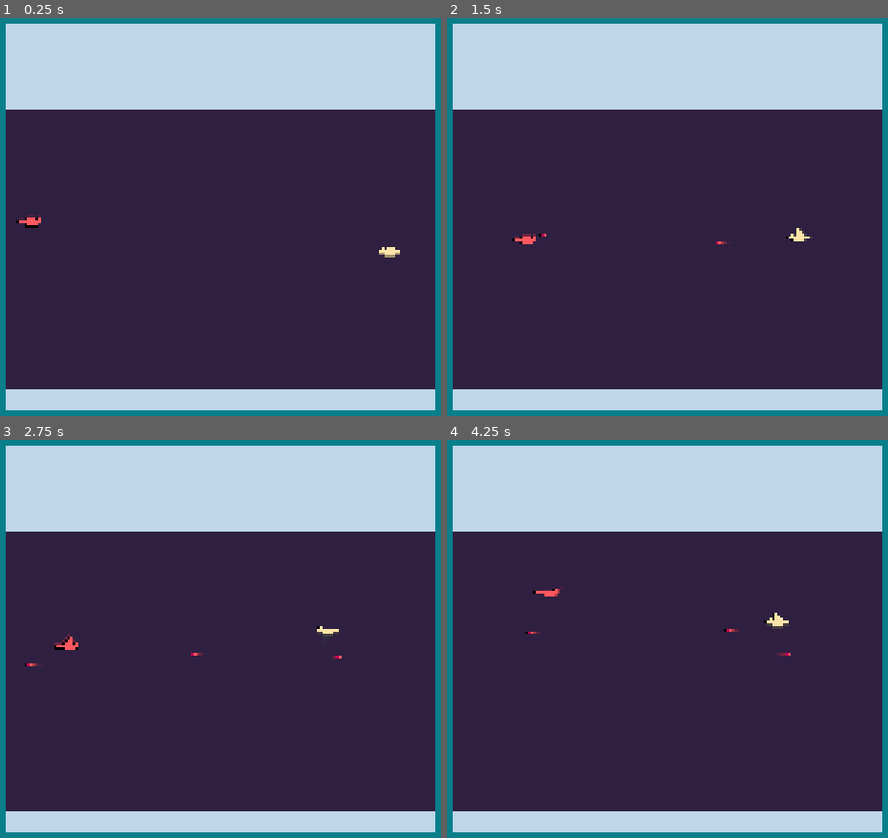
Above: before the commit, frames 1-4 (two rows, left to right).
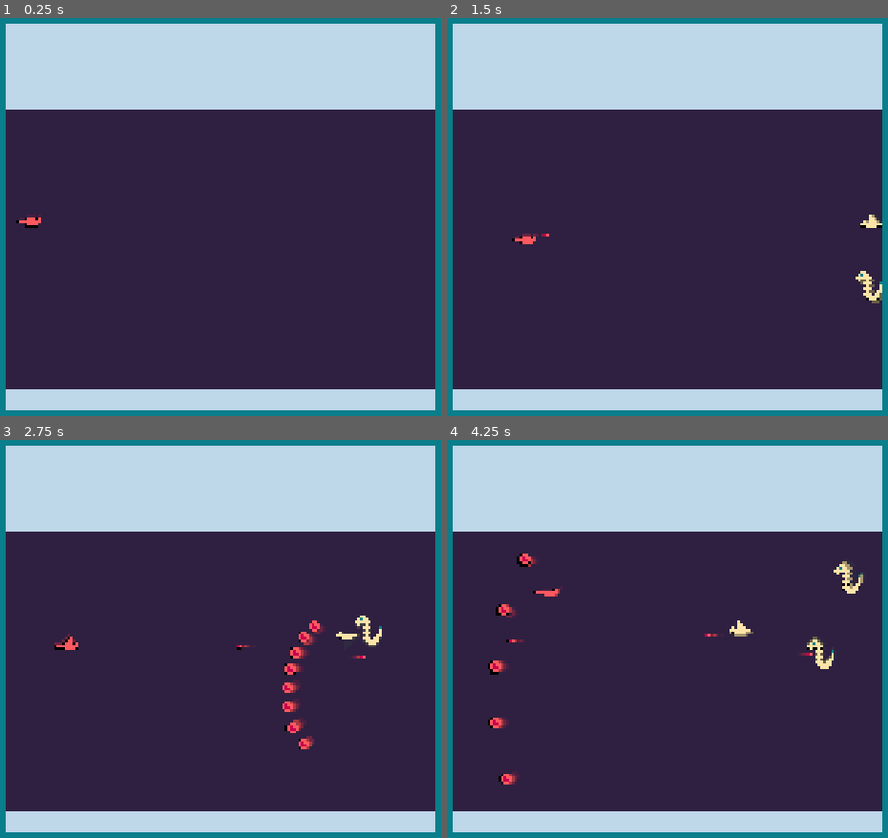
Above: after the commit, the same moments.

Repository: SmallConfusion/Redbird
Game: Godot game, scene res://main.tscn
The game is run twice, just before and just after one commit, with the same random seed, the same clock (stepped at 60 frames per second) and the same inputs. Sound files missing from this copy of the repository are replaced by a short silence.
Inputs:
- Up to frame 1 (0.25 s): no input
- Up to frame 2 (1.5 s): hold Right (Right) 0.53-1.28 s; hold Down (Fall) 0.53-1.28 s; tap Up (Flap) at 0.77, 1.07 s; hold Left (Left) from 1.28 s (still down); tap Z (Fire) at 1.35 s
- Up to frame 3 (2.75 s): tap Up (Flap) at 1.52, 1.82 s; release Left (Left) at 2.03 s; hold Right (Right) from 2.03 s (still down); hold Down (Fall) from 2.03 s (still down)
- Up to frame 4 (4.25 s): release Down (Fall) at 2.78 s; tap Z (Fire) at 2.85 s; tap Up (Flap) at 3.02, 3.32, 3.77, 4.07 s; release Right (Right) at 3.53 s; hold Left (Left) from 3.53 s (still down); hold Down (Fall) from 3.53 s (still down)

The runs differ from the first frame. In frame 1, less than 0.1% of the frame differs, in the area x 85-91%, y 57-61%; in frame 2, 0.5%; in frame 3, 1.2%; in frame 4, 1.4%, in the area x 9-95%, y 28-87%.

Commit message:
Added octave enemy and moving camera

Diff:
--- a/default_bus_layout.tres
+++ b/default_bus_layout.tres
@@ -9,7 +9,7 @@
 bus/1/send = &"Master"
 bus/2/name = &"music"
 bus/2/solo = false
-bus/2/mute = true
+bus/2/mute = false
 bus/2/bypass_fx = false
 bus/2/volume_db = -3.76831
 bus/2/send = &"Master"
--- a/game/Player/player.gd
+++ b/game/Player/player.gd
@@ -35,12 +35,12 @@
 
 @onready var game_scene := $"../"
 
+
 func _physics_process(delta):
 	_get_accel(delta)
 	_apply_velocity()
 	_check_bounds()
 	_fire(delta)
-
 
 
 func _die():
@@ -111,10 +111,11 @@
 
 	position += game_scene.get_pull(position)
 	position += velocity
+	position.x -= game_scene.get_x_speed()
 
 
 func _check_bounds():
-	var bounds = game_scene.get_bounds()
+	var bounds = game_scene.get_bounds(1, 2, 4, 4)
 	var error = false
 
 	if position.y < bounds[0]:
--- /dev/null
+++ b/game/bullet/big_bullet.tscn
@@ -0,0 +1,24 @@
+[gd_scene load_steps=5 format=3 uid="uid://rggm32kqceuf"]
+
+[ext_resource type="Script" path="res://game/bullet/bullet.gd" id="1_m22ui"]
+[ext_resource type="Texture2D" uid="uid://bk4he3upcwa6n" path="res://game/bullet/big_bullet.png" id="2_6kntv"]
+[ext_resource type="Script" path="res://game/hurtbox.gd" id="3_t6wcp"]
+
+[sub_resource type="RectangleShape2D" id="RectangleShape2D_w8w8t"]
+size = Vector2(2, 4)
+
+[node name="Bullet" type="Node2D"]
+script = ExtResource("1_m22ui")
+speed = 0.8
+
+[node name="Sprite2D" type="Sprite2D" parent="."]
+texture = ExtResource("2_6kntv")
+
+[node name="Hurtbox" type="Area2D" parent="."]
+script = ExtResource("3_t6wcp")
+
+[node name="CollisionShape2D" type="CollisionShape2D" parent="Hurtbox"]
+shape = SubResource("RectangleShape2D_w8w8t")
+
+[connection signal="area_entered" from="Hurtbox" to="Hurtbox" method="_on_area_entered"]
+[connection signal="hit" from="Hurtbox" to="." method="_on_hurtbox_hit"]
--- a/game/bullet/bullet.tscn
+++ b/game/bullet/bullet.tscn
@@ -9,6 +9,7 @@
 
 [node name="Bullet" type="Node2D"]
 script = ExtResource("1_yu2ew")
+speed = 1.5
 
 [node name="Sprite2D" type="Sprite2D" parent="."]
 texture = ExtResource("2_fyl01")
--- a/game/enemy/basic_enemy.gd
+++ b/game/enemy/basic/basic_enemy.gd
@@ -13,15 +13,23 @@
 var velocity := Vector2(0, 0)
 var accel := Vector2(0, 0)
 
+var enabled := false
+
 @onready var game_scene := $"../"
 
 func _physics_process(delta):
-	_handle_fire(delta)
-	_move()
+	if enabled:
+		_handle_fire(delta)
+		_move()
+	elif position.x <= game_scene.get_bounds(0, 0, 0, -4)[3]:
+		enabled = true
+
 
 
 func _move():
-	var target = Vector2(40, game_scene.get_player_position().y + target_y_offset)
+	var x = game_scene.get_x_offset() + 40
+	var y = game_scene.get_player_position().y + target_y_offset
+	var target = Vector2(x, y)
 
 	accel = (target - position).normalized() * accel_speed
 
@@ -31,6 +39,11 @@
 		velocity = velocity.normalized() * max_speed
 
 	position += velocity
+
+	#var bounds = game_scene.get_bounds(1, 2, 4, 4)
+	#
+	#position.x = clamp(position.x, bounds[2], bounds[3])
+	#position.y = clamp(position.y, bounds[0], bounds[1])
 
 
 func _handle_fire(delta):
--- a/game/enemy/basic_enemy.tscn
+++ b/game/enemy/basic/basic_enemy.tscn
@@ -1,12 +1,12 @@
 [gd_scene load_steps=21 format=3 uid="uid://d3hb2g0vw7p7h"]
 
-[ext_resource type="Script" path="res://game/enemy/basic_enemy.gd" id="1_oesba"]
+[ext_resource type="Script" path="res://game/enemy/basic/basic_enemy.gd" id="1_oesba"]
 [ext_resource type="PackedScene" uid="uid://c3r5gvgxdlq0f" path="res://game/enemy/enemy_bullet.tscn" id="2_ydfsk"]
 [ext_resource type="Script" path="res://addons/resonate/sound_manager/sound_bank.gd" id="3_bo2io"]
 [ext_resource type="Script" path="res://addons/resonate/sound_manager/sound_event_resource.gd" id="4_78pwd"]
 [ext_resource type="AudioStream" uid="uid://8a00lqyeh2uc" path="res://game/enemy/enemy_shoot.wav" id="5_js017"]
 [ext_resource type="AudioStream" uid="uid://dk2nph2b5xsm8" path="res://game/enemy/kill.wav" id="6_nlcn6"]
-[ext_resource type="Texture2D" uid="uid://b0qihawvwl7d1" path="res://game/enemy/pterodactyl_sprites.png" id="7_d5xul"]
+[ext_resource type="Texture2D" uid="uid://b0qihawvwl7d1" path="res://game/enemy/basic/pterodactyl_sprites.png" id="7_d5xul"]
 [ext_resource type="Script" path="res://game/hitbox.gd" id="8_58imh"]
 [ext_resource type="Script" path="res://game/hurtbox.gd" id="9_xdewj"]
 
--- /dev/null
+++ b/game/enemy/octave/octave_enemy.gd
@@ -0,0 +1,71 @@
+extends Node2D
+
+@export var bullet_scene : PackedScene
+
+@export var y_range_min = -40
+@export var y_range_max = 40
+@export var target_speed = 0.2
+
+var accel_speed = 0.03
+var max_speed = 0.4
+
+var bullet_timer := 1.0
+var bullet_cooldown := 3.0
+
+var velocity := Vector2(0, 0)
+var accel := Vector2(0, 0)
+
+var enabled := false
+
+@onready var game_scene := $"../"
+
+func _physics_process(delta):
+	if enabled:
+		_handle_fire(delta)
+		_move()
+	elif position.x <= game_scene.get_bounds(0, 0, 0, -5)[3]:
+		enabled = true
+
+
+func _move():
+	var y = remap(sin(Time.get_ticks_msec() / 1000), -1, 1, y_range_min, y_range_max)
+	var x = game_scene.get_x_offset() + 60
+	var target = Vector2(x, y)
+
+	accel = (target - position).normalized() * accel_speed
+
+	velocity += accel
+
+	if velocity.length_squared() > max_speed ** 2:
+		velocity = velocity.normalized() * max_speed
+
+	position += velocity
+
+	#var bounds = game_scene.get_bounds(6, 5, 5, 5)
+	#
+	#position.x = clamp(position.x, bounds[2], bounds[3])
+	#position.y = clamp(position.y, bounds[0], bounds[1])
+
+
+func _handle_fire(delta):
+	bullet_timer -= delta
+
+	if bullet_timer <= 0:
+		bullet_timer = bullet_cooldown
+		$AnimatedSprite2D.play("fire")
+		SoundManager.play("enemy", "fire")
+		_shoot()
+
+
+func _shoot():
+	for i in range(8):
+		var instance = bullet_scene.instantiate()
+		instance.position = position
+		instance.forward = Vector2(-1, 0).rotated(i * 0.2 - 0.7854)
+		game_scene.add_child(instance)
+		await get_tree().create_timer(0.02).timeout
+
+
+func hit(_damage):
+	SoundManager.play("enemy", "die")
+	queue_free()
--- /dev/null
+++ b/game/enemy/octave/octave_enemy.tscn
@@ -0,0 +1,140 @@
+[gd_scene load_steps=22 format=3 uid="uid://cyi43lciv03ed"]
+
+[ext_resource type="Script" path="res://game/enemy/octave/octave_enemy.gd" id="1_wcql6"]
+[ext_resource type="PackedScene" uid="uid://rggm32kqceuf" path="res://game/bullet/big_bullet.tscn" id="2_w2d2t"]
+[ext_resource type="Script" path="res://addons/resonate/sound_manager/sound_bank.gd" id="3_78ltf"]
+[ext_resource type="Script" path="res://addons/resonate/sound_manager/sound_event_resource.gd" id="4_bb3ir"]
+[ext_resource type="AudioStream" uid="uid://c02h0shyt7nvo" path="res://game/enemy/octave/octave.wav" id="5_qbqbv"]
+[ext_resource type="AudioStream" uid="uid://dk2nph2b5xsm8" path="res://game/enemy/kill.wav" id="6_c2ojy"]
+[ext_resource type="Texture2D" uid="uid://e458cqjruoyj" path="res://game/enemy/octave/octave.png" id="7_luftr"]
+[ext_resource type="Script" path="res://game/hitbox.gd" id="8_0ulqp"]
+[ext_resource type="Script" path="res://game/hurtbox.gd" id="9_5sdc4"]
+
+[sub_resource type="Resource" id="Resource_4y7un"]
+script = ExtResource("4_bb3ir")
+name = "fire"
+bus = ""
+volume = 0.0
+pitch = 1.0
+streams = Array[AudioStream]([ExtResource("5_qbqbv")])
+
+[sub_resource type="Resource" id="Resource_1j08k"]
+script = ExtResource("4_bb3ir")
+name = "die"
+bus = ""
+volume = 0.0
+pitch = 1.0
+streams = Array[AudioStream]([ExtResource("6_c2ojy")])
+
+[sub_resource type="AtlasTexture" id="AtlasTexture_oonpw"]
+atlas = ExtResource("7_luftr")
+region = Rect2(0, 0, 18, 18)
+
+[sub_resource type="AtlasTexture" id="AtlasTexture_vifb5"]
+atlas = ExtResource("7_luftr")
+region = Rect2(18, 0, 18, 18)
+
+[sub_resource type="AtlasTexture" id="AtlasTexture_mf5wu"]
+atlas = ExtResource("7_luftr")
+region = Rect2(36, 0, 18, 18)
+
+[sub_resource type="AtlasTexture" id="AtlasTexture_lescq"]
+atlas = ExtResource("7_luftr")
+region = Rect2(0, 18, 18, 18)
+
+[sub_resource type="AtlasTexture" id="AtlasTexture_d6q5s"]
+atlas = ExtResource("7_luftr")
+region = Rect2(18, 18, 18, 18)
+
+[sub_resource type="AtlasTexture" id="AtlasTexture_x7501"]
+atlas = ExtResource("7_luftr")
+region = Rect2(36, 18, 18, 18)
+
+[sub_resource type="AtlasTexture" id="AtlasTexture_f1hbd"]
+atlas = ExtResource("7_luftr")
+region = Rect2(0, 0, 18, 18)
+
+[sub_resource type="SpriteFrames" id="SpriteFrames_ya5cj"]
+animations = [{
+"frames": [{
+"duration": 1.0,
+"texture": SubResource("AtlasTexture_oonpw")
+}],
+"loop": true,
+"name": &"default",
+"speed": 5.0
+}, {
+"frames": [{
+"duration": 1.0,
+"texture": SubResource("AtlasTexture_vifb5")
+}, {
+"duration": 1.0,
+"texture": SubResource("AtlasTexture_mf5wu")
+}, {
+"duration": 1.0,
+"texture": SubResource("AtlasTexture_lescq")
+}, {
+"duration": 1.0,
+"texture": SubResource("AtlasTexture_d6q5s")
+}, {
+"duration": 1.0,
+"texture": SubResource("AtlasTexture_x7501")
+}, {
+"duration": 1.0,
+"texture": SubResource("AtlasTexture_d6q5s")
+}, {
+"duration": 1.0,
+"texture": SubResource("AtlasTexture_mf5wu")
+}, {
+"duration": 1.0,
+"texture": SubResource("AtlasTexture_f1hbd")
+}],
+"loop": false,
+"name": &"fire",
+"speed": 18.0
+}]
+
+[sub_resource type="RectangleShape2D" id="RectangleShape2D_bcnn3"]
+size = Vector2(8, 11)
+
+[sub_resource type="RectangleShape2D" id="RectangleShape2D_53mvj"]
+size = Vector2(3, 8)
+
+[node name="Enemy" type="Node2D"]
+texture_filter = 1
+script = ExtResource("1_wcql6")
+bullet_scene = ExtResource("2_w2d2t")
+
+[node name="SoundBank" type="Node" parent="."]
+script = ExtResource("3_78ltf")
+label = "enemy"
+bus = "sfx"
+events = Array[ExtResource("4_bb3ir")]([SubResource("Resource_4y7un"), SubResource("Resource_1j08k")])
+
+[node name="AnimatedSprite2D" type="AnimatedSprite2D" parent="."]
+z_index = 10
+position = Vector2(0, 2)
+sprite_frames = SubResource("SpriteFrames_ya5cj")
+animation = &"fire"
+frame = 7
+frame_progress = 1.0
+
+[node name="Hitbox" type="Area2D" parent="."]
+position = Vector2(0, 2)
+collision_layer = 2
+collision_mask = 2
+script = ExtResource("8_0ulqp")
+
+[node name="CollisionShape2D" type="CollisionShape2D" parent="Hitbox"]
+position = Vector2(0, -2.5)
+shape = SubResource("RectangleShape2D_bcnn3")
+
+[node name="Hurtbox" type="Area2D" parent="."]
+position = Vector2(0, 2)
+script = ExtResource("9_5sdc4")
+
+[node name="CollisionShape2D" type="CollisionShape2D" parent="Hurtbox"]
+position = Vector2(-0.5, -3)
+shape = SubResource("RectangleShape2D_53mvj")
+
+[connection signal="area_entered" from="Hurtbox" to="Hurtbox" method="_on_area_entered"]
--- a/game/game_manager.gd
+++ b/game/game_manager.gd
@@ -4,11 +4,17 @@
 @export var hole_pull_x_size := 60
 @export var hole_pull_y_size := 2
 
+@export var camera_speed := 0.2
+
 var holes : Array
 
 
 func _ready():
 	holes = get_tree().get_nodes_in_group("hole")
+
+
+func _physics_process(_delta):
+	$Camera2D.position.x += camera_speed
 
 
 func get_player_position() -> Vector2:
@@ -28,5 +34,13 @@
 	return hole_velocity
 
 
-func get_bounds():
-	return [-39, 62, -76, 76]
+func get_bounds(n, s, w, e):
+	return [-40 + n, 64 - s, -80 + w + get_x_offset(), 80 - e + get_x_offset()]
+
+
+func get_x_offset():
+	return $Camera2D.position.x
+
+
+func get_x_speed():
+	return -camera_speed
--- a/game/hurtbox.gd
+++ b/game/hurtbox.gd
@@ -4,7 +4,10 @@
 
 var damage := 1
 
+var used := false
+
 func _on_area_entered(area):
-	if area.has_method("hit"):
+	if area.has_method("hit") and not used:
 		area.hit(damage)
+		used = true
 		emit_signal("hit")
--- a/game/test.tscn
+++ b/game/test.tscn
@@ -1,40 +1,53 @@
-[gd_scene load_steps=5 format=3 uid="uid://c3mhsid5x7d8r"]
+[gd_scene load_steps=6 format=3 uid="uid://c3mhsid5x7d8r"]
 
 [ext_resource type="Script" path="res://game/game_manager.gd" id="1_rw0mi"]
 [ext_resource type="Curve" uid="uid://bqrwx7hgqa4ni" path="res://game/hole/pull.tres" id="2_r2py3"]
 [ext_resource type="PackedScene" uid="uid://opsuu1r64pm7" path="res://game/player/player.tscn" id="2_sc0he"]
-[ext_resource type="PackedScene" uid="uid://d3hb2g0vw7p7h" path="res://game/enemy/basic_enemy.tscn" id="3_fjift"]
+[ext_resource type="PackedScene" uid="uid://d3hb2g0vw7p7h" path="res://game/enemy/basic/basic_enemy.tscn" id="4_nnd8v"]
+[ext_resource type="PackedScene" uid="uid://cyi43lciv03ed" path="res://game/enemy/octave/octave_enemy.tscn" id="4_oe43c"]
 
 [node name="Node2D" type="Node2D"]
 texture_filter = 1
 script = ExtResource("1_rw0mi")
 hole_pull_curve = ExtResource("2_r2py3")
 
+[node name="CanvasLayer" type="CanvasLayer" parent="."]
+layer = -10
+
+[node name="ColorRect" type="ColorRect" parent="CanvasLayer"]
+offset_right = 160.0
+offset_bottom = 144.0
+color = Color(0, 0, 0, 1)
+
+[node name="CanvasLayer2" type="CanvasLayer" parent="."]
+layer = 10
+
+[node name="ColorRect2" type="ColorRect" parent="CanvasLayer2"]
+offset_right = 160.0
+offset_bottom = 32.0
+color = Color(0.745098, 0.843137, 0.913725, 1)
+
+[node name="ColorRect3" type="ColorRect" parent="CanvasLayer2"]
+offset_top = 136.0
+offset_right = 160.0
+offset_bottom = 144.0
+color = Color(0.745098, 0.843137, 0.913725, 1)
+
 [node name="Camera2D" type="Camera2D" parent="."]
-
-[node name="ColorRect" type="ColorRect" parent="."]
-offset_left = -80.0
-offset_top = -72.0
-offset_right = 80.0
-offset_bottom = 72.0
-color = Color(0, 0, 0, 1)
 
 [node name="Player" parent="." instance=ExtResource("2_sc0he")]
 position = Vector2(-71, 0)
 
-[node name="ColorRect2" type="ColorRect" parent="."]
-offset_left = -80.0
-offset_top = -72.0
-offset_right = 80.0
-offset_bottom = -40.0
-color = Color(0.745098, 0.843137, 0.913725, 1)
+[node name="Enemy" parent="." instance=ExtResource("4_oe43c")]
+position = Vector2(97, 34)
+y_range_min = -20
 
-[node name="ColorRect3" type="ColorRect" parent="."]
-offset_left = -80.0
-offset_top = 64.0
-offset_right = 80.0
-offset_bottom = 72.0
-color = Color(0.745098, 0.843137, 0.913725, 1)
+[node name="Enemy2" parent="." instance=ExtResource("4_oe43c")]
+position = Vector2(126, -38)
+y_range_min = -20
 
-[node name="Enemy" parent="." instance=ExtResource("3_fjift")]
-position = Vector2(64, 13)
+[node name="Enemy3" parent="." instance=ExtResource("4_nnd8v")]
+position = Vector2(157, 20)
+
+[node name="Enemy4" parent="." instance=ExtResource("4_nnd8v")]
+position = Vector2(97, 2)
Binary file added: game/bullet/big_bullet.png
Not shown, added: game/bullet/big_bullet.png.import
Renamed: game/enemy/pterodactyl_sprites.png -> game/enemy/basic/pterodactyl_sprites.png
Not shown, changed: game/enemy/basic/pterodactyl_sprites.png.import
Binary file added: game/enemy/octave/octave.png
Not shown, added: game/enemy/octave/octave.png.import
Not shown, added: game/enemy/octave/octave.wav.import
Not shown, added: game/enemy/octave/oct5A84.tmp
Not shown, added: game/enemy/octave/octD13A.tmp
Not shown, added: game/enemy/octave/octave.wav
